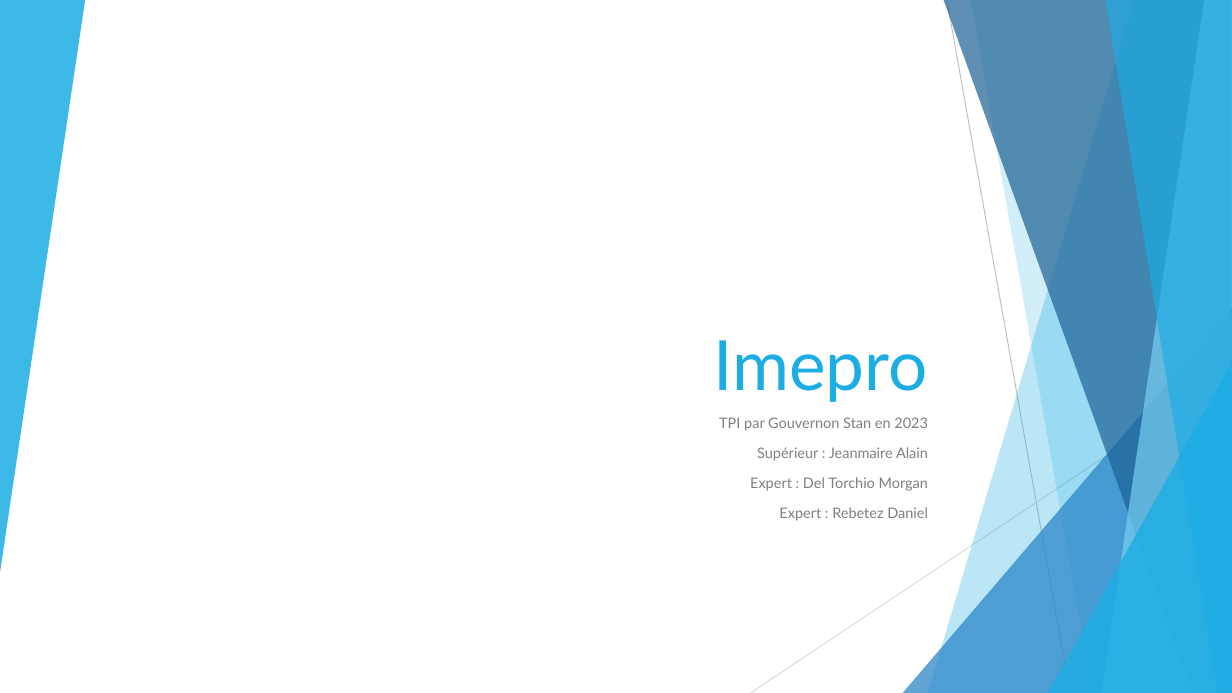
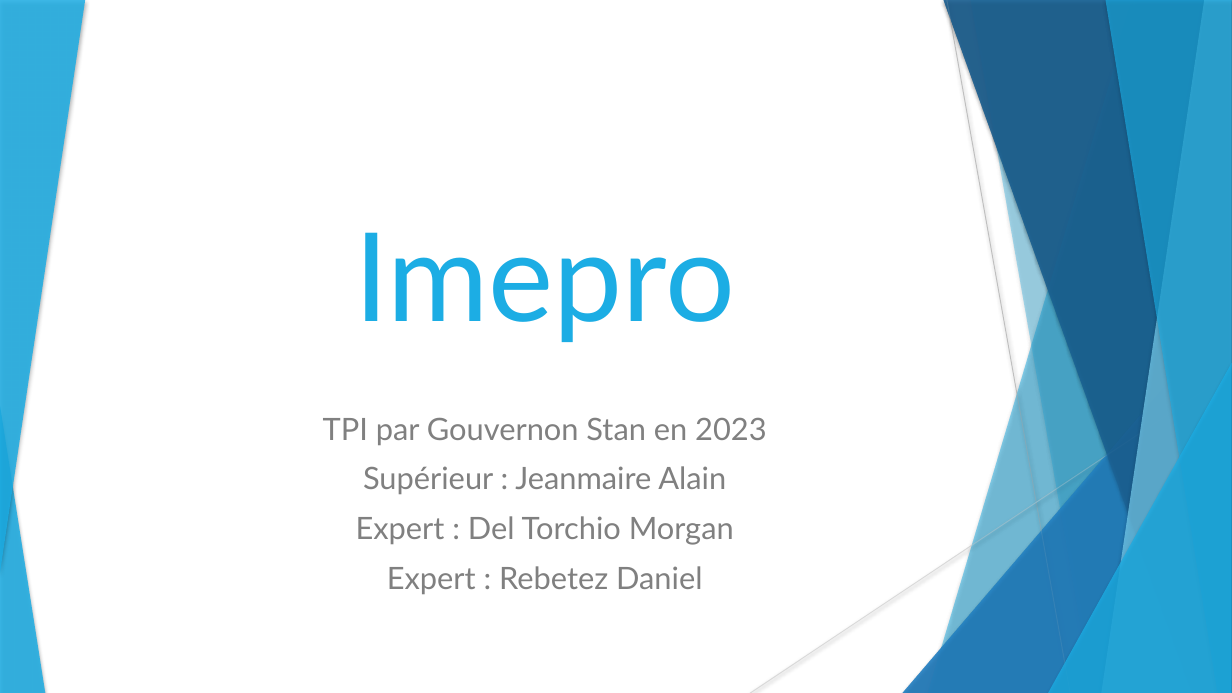
Before and after one commit to stany24/Imepro, a slide deck: slide 1 of Planification/Imepro.pptx. Drawn at 1232x693 pixels with LibreOffice and Linux fonts; fonts in the diff are those of the drawing. Boxes give left, top, right and bottom in pixels: in the first picture for what was removed or moved away, otherwise in the second. Text is boxed around its words. In the diff, an @@ line names an element or a change of style, - is before the commit and + after.

```diff
--- a/Planification/Imepro.pptx
+++ b/Planification/Imepro.pptx
@@ shadow on in 7 elements at (x1=928, y1=0, x2=1232, y2=693), (x1=903, y1=308, x2=1232, y2=693), (x1=944, y1=0, x2=1232, y2=693), (x1=1102, y1=0, x2=1232, y2=693), (x1=1105, y1=0, x2=1232, y2=693), (x1=1048, y1=363, x2=1232, y2=693), (x1=0, y1=0, x2=85, y2=573) @@
@@ freeform shape at (x1=970, y1=0, x2=1232, y2=693): shadow on; outline redrawn @@
@@ title "Imepro" moved from (x1=713, y1=340, x2=927, y2=402) to (x1=354, y1=232, x2=735, y2=342) @@
@@ title "Imepro" at (x1=354, y1=232, x2=735, y2=342): size 54 to 96 pt; alignment right to centre @@
@@ group added at (x1=903, y1=0, x2=1232, y2=693): 5 freeform shapes, 2 triangles @@
@@ triangle added at (x1=0, y1=406, x2=45, y2=693), fill #1CADE4 at 85% opacity @@
@@ subtitle "TPI par Gouvernon Stan en ..." at (x1=323, y1=418, x2=766, y2=594): size 11.2 to 24 pt; alignment right to centre; indent changed @@
```
Also in this commit, not shown: 27 other slides changed, 5 slides added, 1 slide removed, 1 other file.
